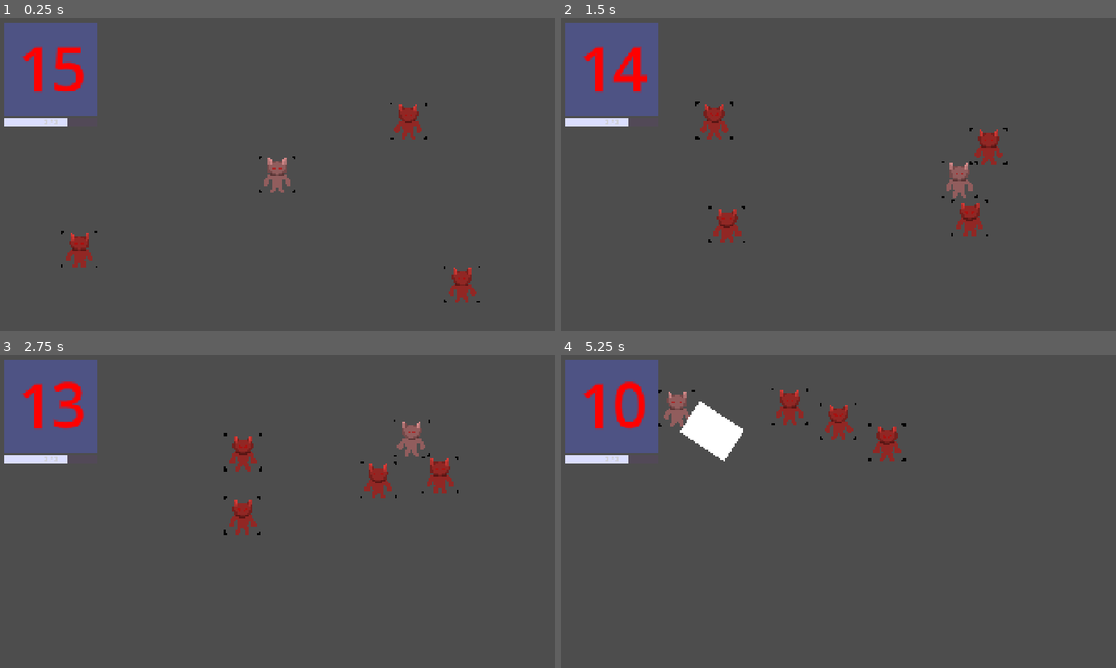
Above: before the commit, frames 1-4 (two rows, left to right).
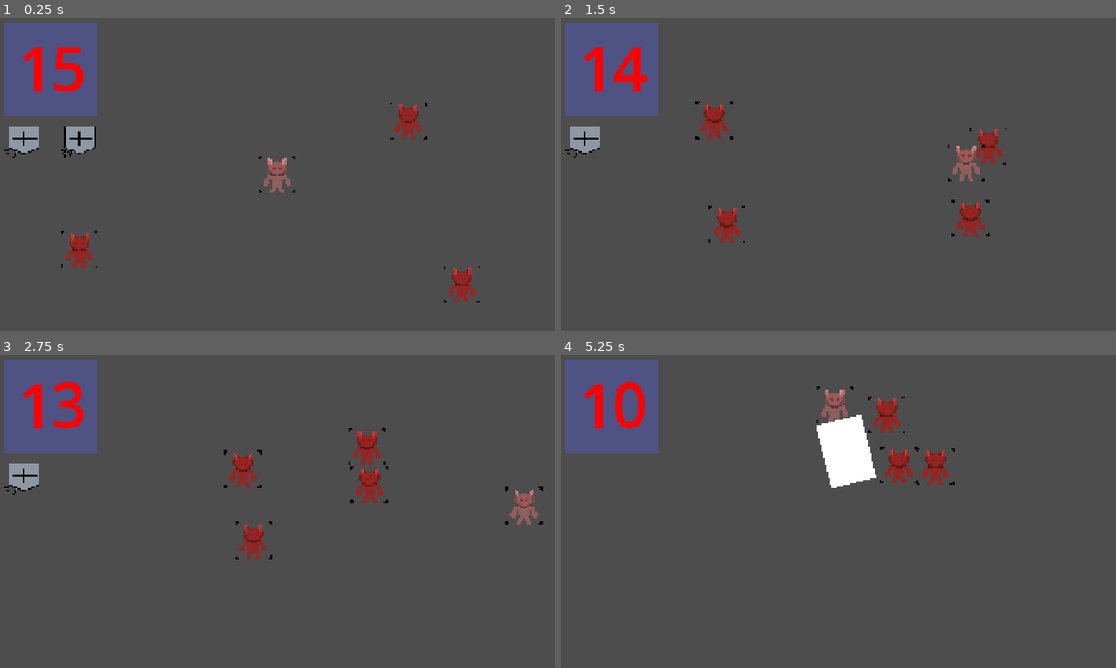
Above: after the commit, the same moments.

Repository: Paul-Sml/GameJam-gmtk2026
Game: Godot game, scene res://game_scene.tscn
The game is run twice, just before and just after one commit, with the same random seed, the same clock (stepped at 60 frames per second) and the same inputs.
Inputs (mouse positions are in pixels of both pictures, inside the frame that each line leads up to):
- Up to frame 1 (0.25 s): no input
- Up to frame 2 (1.5 s): move the mouse to (960, 158) at 0.52 s; hold Right (right) 0.53-1.28 s; click (960, 158) at 0.6 s; move the mouse to (727, 190) at 1.27 s; hold Down (down) from 1.28 s (still down); click (727, 190) at 1.35 s
- Up to frame 3 (2.75 s): move the mouse to (333, 442) at 2.02 s; release Down (down) at 2.03 s; hold Right (right) from 2.03 s (still down); click (333, 442) at 2.1 s
- Up to frame 4 (5.25 s): move the mouse to (810, 574) at 2.77 s; release Right (right) at 2.78 s; hold Up (up) 2.78-3.53 s; click (810, 574) at 2.85 s; move the mouse to (1005, 558) at 3.52 s; hold Left (left) 3.53-5.03 s; click (1005, 558) at 3.6 s; move the mouse to (672, 464) at 4.27 s; click (672, 464) at 4.35 s; move the mouse to (866, 511) at 5.02 s; hold Down (down) from 5.03 s (still down); click (866, 511) at 5.1 s

The runs differ from the first frame. In frame 1, 1.2% of the frame differs, in the area x 0-18%, y 32-45%; in frame 2, 1.5%; in frame 3, 3.7%; in frame 4, 5.6%, in the area x 0-71%, y 10-43%.

Commit message:
armor loss + feedback

Diff:
--- a/Entities/Player/Player.tscn
+++ b/Entities/Player/Player.tscn
@@ -9,7 +9,7 @@
 size = Vector2(128, 128)
 
 [sub_resource type="RectangleShape2D" id="RectangleShape2D_vepnw"]
-size = Vector2(184, 128)
+size = Vector2(224, 160)
 
 [node name="Player" type="CharacterBody2D" unique_id=815963282 groups=["player"]]
 z_index = 1
@@ -46,12 +46,12 @@
 
 [node name="ColorRect" type="ColorRect" parent="Attacks/HitBox" unique_id=770794530]
 offset_left = 52.0
-offset_top = -64.0
-offset_right = 236.0
-offset_bottom = 64.0
+offset_top = -80.0
+offset_right = 276.0
+offset_bottom = 80.0
 
 [node name="CollisionShape2D" type="CollisionShape2D" parent="Attacks/HitBox" unique_id=73418741]
-position = Vector2(144, 0)
+position = Vector2(164, 0)
 shape = SubResource("RectangleShape2D_vepnw")
 
 [node name="Cooldown" type="Timer" parent="Attacks" unique_id=1119776947]
--- a/Entities/Player/player.gd
+++ b/Entities/Player/player.gd
@@ -1,8 +1,14 @@
 extends CharacterBody2D
+class_name Player
 
-signal armor_updated(amount:int)
-var resource:CharacterStatsResource
+@onready var sprite: Sprite2D = $Sprite2D
+
+signal armor_updated(amount: int)
+var resource: CharacterStatsResource
 var current_armor: int = 2
+
+const INVINCIBILITY_DURATION: float = 1.0
+var is_invincible: bool = false
 
 @export var speed: float = 600.0
 @onready var hit_box: Hitbox = %HitBox
@@ -40,19 +46,35 @@
 		hit_box.look_at(get_global_mouse_position())
 		hit_box.visible = true
 		hit_box.monitorable = true
-		await get_tree().create_timer(ATTACK_DURATION).timeout #TODO : Real timer
+		await get_tree().create_timer(ATTACK_DURATION).timeout # TODO : Real timer
 		hit_box.visible = false
 		hit_box.monitorable = false
 
 
 func receive_attack(hitbox: Hitbox) -> void:
+	if is_invincible:
+		return
+	start_invincibility()
 	var knockback_direction: Vector2 = (global_position - hitbox.global_position).normalized()
 	knockback_velocity = knockback_direction * KNOCKBACK_POWER
 	take_damage()
-	pass
 
 func take_damage() -> void:
 	if current_armor == 0:
 		print("defeat")
 	current_armor -= 1
-	armor_updated.emit()
+	armor_updated.emit(current_armor)
+
+func start_invincibility() -> void:
+	is_invincible = true
+
+	var blink_tween := create_tween()
+	blink_tween.set_loops(int(INVINCIBILITY_DURATION / 0.16))
+	blink_tween.tween_callback(func(): sprite.visible = false).set_delay(0.0)
+	blink_tween.tween_interval(0.08)
+	blink_tween.tween_callback(func(): sprite.visible = true)
+	blink_tween.tween_interval(0.08)
+
+	await get_tree().create_timer(INVINCIBILITY_DURATION).timeout
+	is_invincible = false
+	sprite.modulate.a = 1.0
--- /dev/null
+++ b/game_manager.gd
@@ -0,0 +1,28 @@
+extends Node2D
+
+@onready var current_level: Node2D = %CurrentLevel
+@onready var armor_icons: HBoxContainer = %ArmorIcons
+
+func _ready() -> void:
+	new_level()
+
+func new_level() -> void:
+	#load level
+	var player: Player = find_player_in_current_level()
+	if player == null:
+		push_error("No player found in current level")
+		return
+	else:
+		player.armor_updated.connect(_on_player_armor_updated)
+		print("Player found in current level: ", player.name)
+
+func find_player_in_current_level() -> Player:
+	for player in get_tree().get_nodes_in_group("player"):
+		if current_level.is_ancestor_of(player) and player is Player:
+			return player
+	return null
+
+func _on_player_armor_updated(amount: int) -> void:
+	print("Player armor updated: ", amount)
+	armor_icons.get_child(0).visible = amount >= 1
+	armor_icons.get_child(1).visible = amount >= 2
--- a/game_scene.tscn
+++ b/game_scene.tscn
@@ -1,27 +1,24 @@
 [gd_scene format=3 uid="uid://whoqxqpfyj37"]
 
+[ext_resource type="Script" uid="uid://c8el6ix1m6vux" path="res://game_manager.gd" id="1_mj2jn"]
 [ext_resource type="PackedScene" uid="uid://do8qr8om2w3yh" path="res://UI/Timer/timer.tscn" id="1_mlf6e"]
 [ext_resource type="PackedScene" uid="uid://tojyqnljvix0" path="res://Maps/testlevel.tscn" id="1_po0ka"]
 [ext_resource type="PackedScene" uid="uid://cqk7qvvfkqgfr" path="res://UI/level_down_menu.tscn" id="3_v1wow"]
+[ext_resource type="Texture2D" uid="uid://dltodj6c2ycd1" path="res://Assets/LevelDownMenu/stat_icon_armor.png" id="4_kdryc"]
 [ext_resource type="Script" uid="uid://dn6pv21vjkypn" path="res://Entities/Player/PlayerStats/CharStatsResource.gd" id="4_mixcd"]
-
-[sub_resource type="StyleBoxFlat" id="StyleBoxFlat_po0ka"]
-bg_color = Color(0.32156864, 0.28627452, 0.34117648, 1)
-
-[sub_resource type="StyleBoxFlat" id="StyleBoxFlat_v1wow"]
-bg_color = Color(0.85882354, 0.87058824, 1, 1)
 
 [sub_resource type="Resource" id="Resource_v1wow"]
 script = ExtResource("4_mixcd")
 metadata/_custom_type_script = "uid://dn6pv21vjkypn"
 
 [node name="GameScene" type="Node2D" unique_id=312310118]
+script = ExtResource("1_mj2jn")
 
-[node name="Level" type="Node2D" parent="." unique_id=2007242987]
+[node name="CurrentLevel" type="Node2D" parent="." unique_id=2007242987]
 unique_name_in_owner = true
 position = Vector2(960, 540)
 
-[node name="Testlevel" parent="Level" unique_id=1901868416 instance=ExtResource("1_po0ka")]
+[node name="Testlevel" parent="CurrentLevel" unique_id=1901868416 instance=ExtResource("1_po0ka")]
 
 [node name="CanvasLayer" type="CanvasLayer" parent="." unique_id=448152598]
 
@@ -36,36 +33,28 @@
 anchors_preset = 0
 offset_right = 40.0
 offset_bottom = 40.0
+scale = Vector2(4, 4)
 
-[node name="ProgressBar" type="ProgressBar" parent="CanvasLayer/PlayerUI" unique_id=1321607052]
-custom_minimum_size = Vector2(320, 16)
+[node name="ArmorIcons" type="HBoxContainer" parent="CanvasLayer/PlayerUI" unique_id=1682893839]
+unique_name_in_owner = true
 layout_mode = 0
-offset_left = 20.0
-offset_top = 347.0
-offset_right = 340.0
-offset_bottom = 374.0
-theme_override_styles/background = SubResource("StyleBoxFlat_po0ka")
-theme_override_styles/fill = SubResource("StyleBoxFlat_v1wow")
-max_value = 3.0
-step = 1.0
-value = 2.0
-show_percentage = false
+offset_left = 5.0
+offset_top = 85.0
+offset_right = 85.0
+offset_bottom = 125.0
+theme_override_constants/separation = 16
 
-[node name="Label" type="Label" parent="CanvasLayer/PlayerUI/ProgressBar" unique_id=1497549145]
-layout_mode = 1
-anchors_preset = 15
-anchor_right = 1.0
-anchor_bottom = 1.0
-grow_horizontal = 2
-grow_vertical = 2
-theme_override_colors/font_color = Color(1, 1, 1, 1)
-theme_override_colors/font_outline_color = Color(0, 0, 0, 1)
-theme_override_constants/line_spacing = 1
-theme_override_constants/outline_size = 6
-theme_override_font_sizes/font_size = 18
-text = "2  /  3"
-horizontal_alignment = 1
-vertical_alignment = 1
+[node name="TextureRect" type="TextureRect" parent="CanvasLayer/PlayerUI/ArmorIcons" unique_id=374069472]
+layout_mode = 2
+size_flags_horizontal = 4
+size_flags_vertical = 4
+texture = ExtResource("4_kdryc")
+
+[node name="TextureRect2" type="TextureRect" parent="CanvasLayer/PlayerUI/ArmorIcons" unique_id=443196683]
+layout_mode = 2
+size_flags_horizontal = 4
+size_flags_vertical = 4
+texture = ExtResource("4_kdryc")
 
 [node name="LevelDownMenu" parent="." unique_id=2091781716 instance=ExtResource("3_v1wow")]
 visible = false
Not shown, added: game_manager.gd.uid
